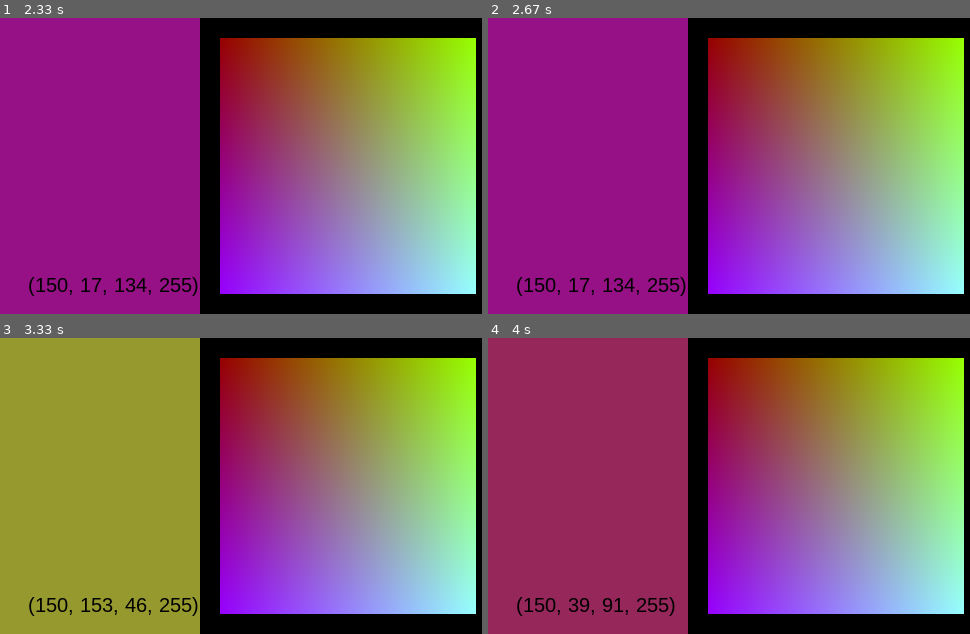
Above: before the commit, frames 1-4 (two rows, left to right).
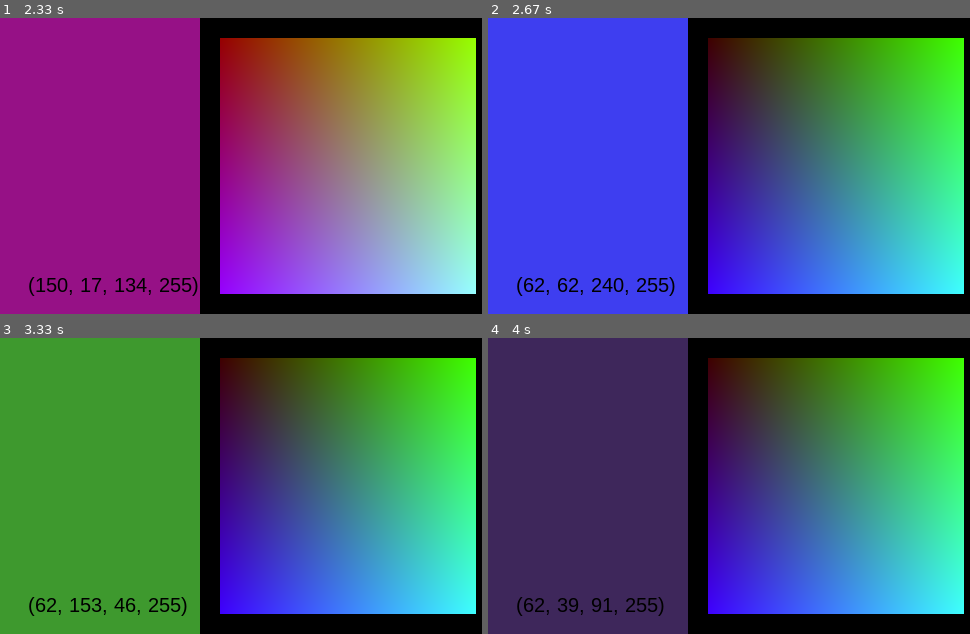
Above: after the commit, the same moments.

Repository: donnyhai/games
Game: pygame game, started from color_mixing.py
Two runs of this game, one before a commit and one after it. Both use one fixed random seed, a clock stepped at 60 frames per second and the inputs below.
Inputs (mouse positions are in pixels of both pictures, inside the frame that each line leads up to):
- Up to frame 1 (2.33 s): press the mouse at (347, 166) at 0.37 s; move the mouse to (221, 142) at 0.47 s; release the mouse at (96, 121) at 0.6 s; press the mouse at (347, 166) at 0.7 s; move the mouse to (212, 130) at 0.8 s; release the mouse at (81, 94) at 0.93 s; press the mouse at (347, 166) at 1.03 s; move the mouse to (289, 142) at 1.13 s; release the mouse at (231, 115) at 1.27 s; press the mouse at (347, 166) at 1.37 s; move the mouse to (279, 204) at 1.47 s; release the mouse at (212, 242) at 1.6 s; press the mouse at (347, 166) at 1.7 s; move the mouse to (351, 139) at 1.8 s; release the mouse at (351, 112) at 1.93 s; press the mouse at (347, 166) at 2.03 s; move the mouse to (236, 171) at 2.13 s; release the mouse at (125, 177) at 2.27 s
- Up to frame 2 (2.67 s): right-click (772, 278) at 2.38 s
- Up to frame 3 (3.33 s): press the mouse at (347, 486) at 2.7 s; move the mouse to (347, 465) at 2.8 s; release the mouse at (351, 447) at 2.93 s; press the mouse at (347, 486) at 3.03 s; move the mouse to (361, 444) at 3.13 s; release the mouse at (371, 403) at 3.27 s
- Up to frame 4 (4 s): press the mouse at (835, 486) at 3.37 s; move the mouse to (820, 474) at 3.47 s; release the mouse at (806, 459) at 3.6 s; press the mouse at (835, 486) at 3.7 s; move the mouse to (748, 450) at 3.8 s; release the mouse at (656, 412) at 3.93 s

Frame 1 is identical in both runs. In frame 2, 87% of the frame differs, in the area x 0-99%, y 0-100%; in frame 3, 87%; in frame 4, 87%.

Commit message:
[T] adaption on color_mixing

Diff:
--- a/color_mixing.py
+++ b/color_mixing.py
@@ -24,7 +24,7 @@
 surface = pygame.display.set_mode(window_size,0,32)
 color_surface = surface.subsurface(pygame.Rect(0, 0, 200, 296))
 set_palette(150)
-drag = False
+drag1, drag3 = False, False
 
 pygame.display.update()
 while True:
@@ -34,19 +34,19 @@
                 sys.exit()
 
         if event.type == pygame.MOUSEBUTTONDOWN:
+            if 220 <= event.pos[0] < 476 and 20 <= event.pos[1] < 276:
+                if event.button == 1:
+                    drag1 = True
+                    color_surface.fill(surface.get_at(event.pos))
+                    write_text(color_surface, str(surface.get_at(event.pos)))
 
-            if event.button == 1:
-                if not drag:    drag = True
-                color_surface.fill(surface.get_at(event.pos))
-                write_text(color_surface, str(surface.get_at(event.pos)))
-                drag1 = True
+                if event.button == 3:
+                    drag3 = True
+                    set_palette(event.pos[0] - 220)
+                    color_surface.fill(surface.get_at(event.pos))
+                    write_text(color_surface, str(surface.get_at(event.pos)))
 
-            if event.button == 3:
-                if not drag: drag = True
-                drag3 = True
-                pos = (event.pos, event.pos)
-
-        if event.type == pygame.MOUSEMOTION and drag:
+        elif event.type == pygame.MOUSEMOTION and (drag1 or drag3):
             if 220 <= event.pos[0] < 476 and 20 <= event.pos[1] < 276:
                 if drag1:
                     color_surface.fill(surface.get_at(event.pos))
@@ -56,7 +56,7 @@
                     color_surface.fill(surface.get_at(event.pos))
                     write_text(color_surface, str(surface.get_at(event.pos)))
 
-        if event.type == pygame.MOUSEBUTTONUP and (event.button == 1 or event.button == 3):
-            drag, drag1, drag3 = False, False, False
+        elif event.type == pygame.MOUSEBUTTONUP and (event.button == 1 or event.button == 3):
+            drag1, drag3 = False, False
 
     pygame.display.update()
